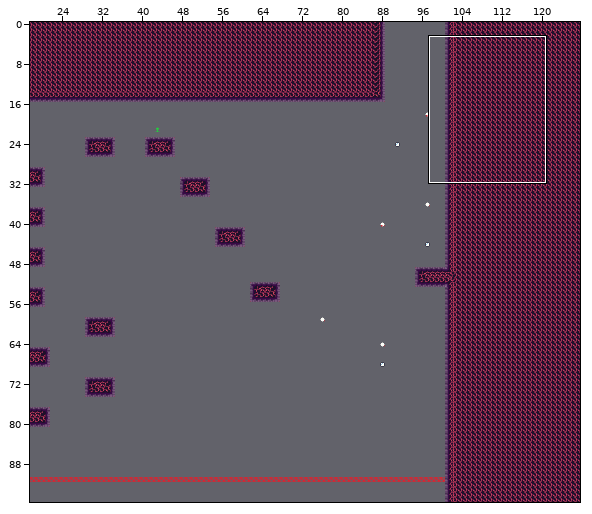
Level history. Tiled map: mapping_tools/tilemaps/fire7.tmx. Above: a wide view before the commit, with the close-up outlined.
Close-up. The starting point:
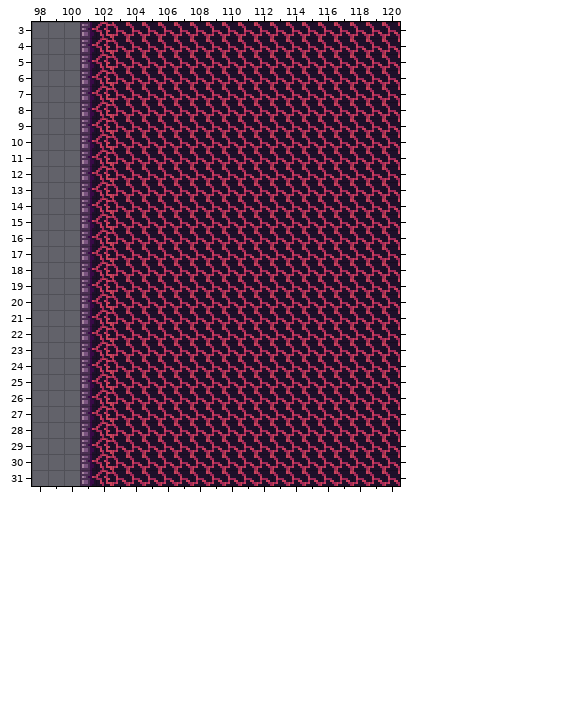
Cells are 8x8 px. Shown: x 98..120, y 3..31. The commit also changed other parts of the map, which this record leaves out.
Once edited:
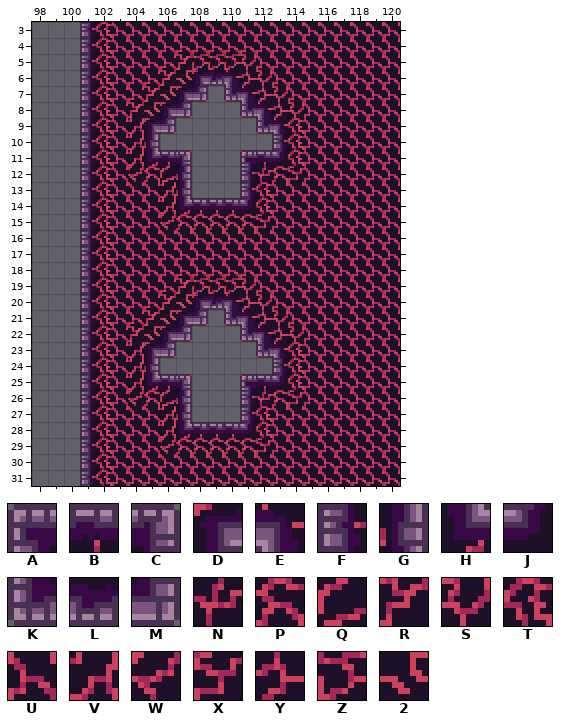
Key: from "fire": A 0, B 1, C 2, D 3, E 4, F 13, G 15, H 16, J 17, K 26, L 27, M 28, N 49, P 50, Q 51, R 60, S 61, T 62, U 63, V 64, W 73, X 74, Y 75, Z 76, 2 77.
_ is an empty cell, # one hidden under a higher layer, . an unchanged one.
Diff:
--- layer "draft"
@@ x 106..112 @@
- 7 ...#...
- 8 ..###..
- 9 .#####.
-10 #######
-11 ..###..
-12 ..###..
-13 ..###..
+ 7 ..._...
+ 8 ..___..
+ 9 ._____.
+10 _______
+11 ..___..
+12 ..___..
+13 ..___..
@@ x 106..112 @@
-21 ...#...
-22 ..###..
-23 .#####.
-24 #######
-25 ..###..
-26 ..###..
-27 ..###..
+21 ..._...
+22 ..___..
+23 ._____.
+24 _______
+25 ..___..
+26 ..___..
+27 ..___..
--- layer "map"
@@ x 104..114 @@
- 5 ...UUUUU...
- 6 ..UUUUUUU..
- 7 .UUUUUUUUU.
- 8 UUUUUUUUUUU
- 9 UUUUUUUUUUU
-10 UUUUUUUUUUU
-11 UUUUUUUUUUU
-12 UUUUUUUUUUU
-13 ..UUUUUUU..
-14 ..UUUUUUU..
-15 ..UUUUUUU..
+ 5 ...RZZZS...
+ 6 ..R2DLEYS..
+ 7 .R2DM_KEYS.
+ 8 R2DM___KEYS
+ 9 VDM_____KET
+10 VG_______FT
+11 VHBC___ABJT
+12 WPQG___FNPX
+13 ..VG___FT..
+14 ..VHBBBJT..
+15 ..WPPPPPX..
@@ x 104..114 @@
-19 ...UUUUU...
-20 ..UUUUUUU..
-21 .UUUUUUUUU.
-22 UUUUUUUUUUU
-23 UUUUUUUUUUU
-24 UUUUUUUUUUU
-25 UUUUUUUUUUU
-26 UUUUUUUUUUU
-27 ..UUUUUUU..
-28 ..UUUUUUU..
-29 ..UUUUUUU..
+19 ...RZZZS...
+20 ..R2DLEYS..
+21 .R2DM_KEYS.
+22 R2DM___KEYS
+23 VDM_____KET
+24 VG_______FT
+25 VHBC___ABJT
+26 WPQG___FNPX
+27 ..VG___FT..
+28 ..VHBBBJT..
+29 ..WPPPPPX..
Pixel boxes of the changes (left, top, right, bottom) in both close-ups:
changed: (128, 54, 304, 230)
changed: (128, 278, 304, 454)
